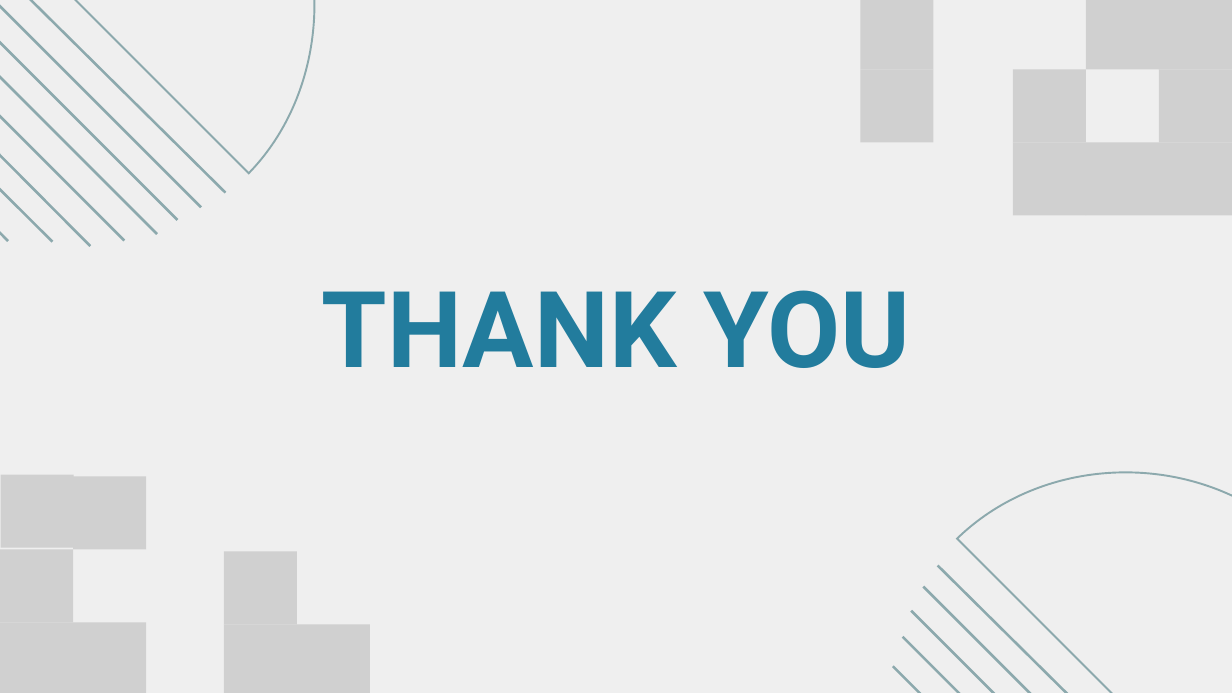
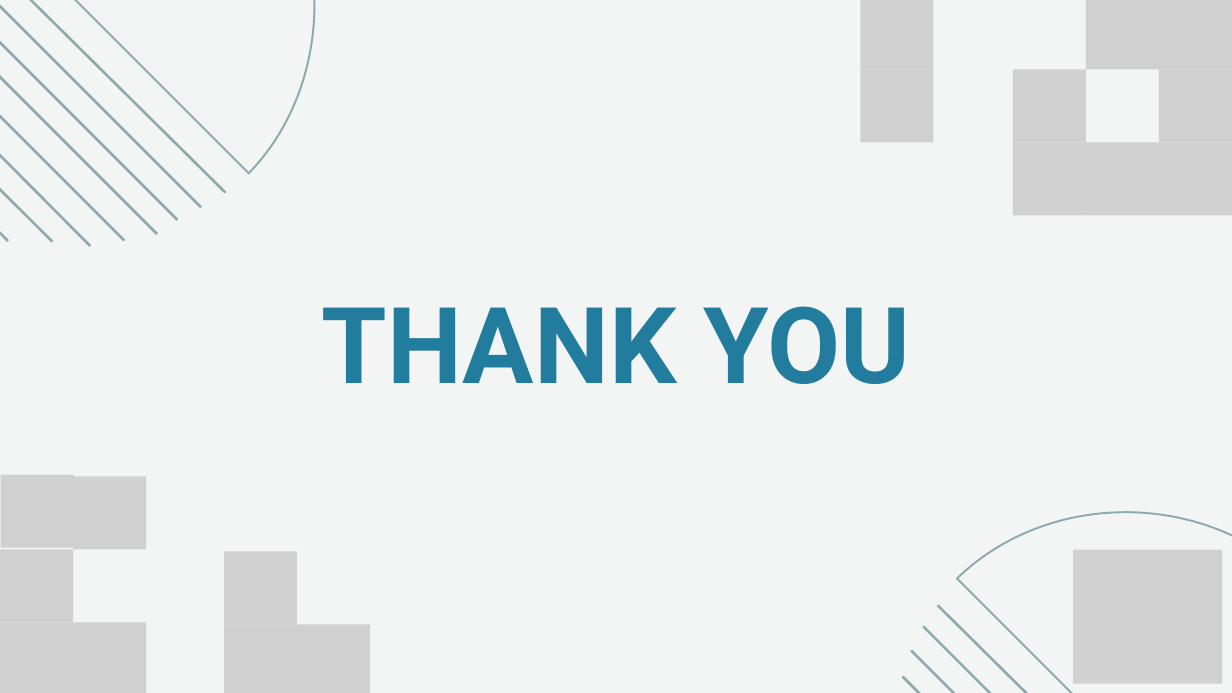
Before and after one commit to akuldeepj/recurse-codenovate, a slide deck: slide 6 of public/downloads/ppt-template.pptx. Drawn at 1232x693 pixels with LibreOffice and Linux fonts; fonts in the diff are those of the drawing; grey boxes stand for pictures. Boxes give left, top, right and bottom in pixels: in the first picture for what was removed or moved away, otherwise in the second. Text is boxed around its words. In the diff, an @@ line names an element or a change of style, - is before the commit and + after.

```diff
--- a/public/downloads/ppt-template.pptx
+++ b/public/downloads/ppt-template.pptx
@@ background #EFEFEF to #F3F4F4 @@
@@ text "THANK YOU": place and size @@
-text "THANK YOU" at [322,290,910,368]
+text "THANK YOU" at [322,306,910,384]
@@ freeform shape: place and size @@
-freeform shape at [957,369,1232,693]
+freeform shape at [957,409,1232,693]
@@ line removed from (938, 565) to (1232, 693) @@
@@ picture added at [1073,549,1222,683] @@
@@ line moved from (902, 637) - (1218, 693) to (923, 626) - (1232, 693) @@
@@ line moved from (911, 610) - (1232, 693) to (938, 606) - (1232, 693) @@
@@ line moved from (893, 667) - (1186, 693) to (911, 650) - (1232, 693) @@
@@ line moved from (923, 586) - (1232, 693) to (902, 676) - (1218, 693) @@
```
Also in this commit, not shown: 7 other slides changed.
